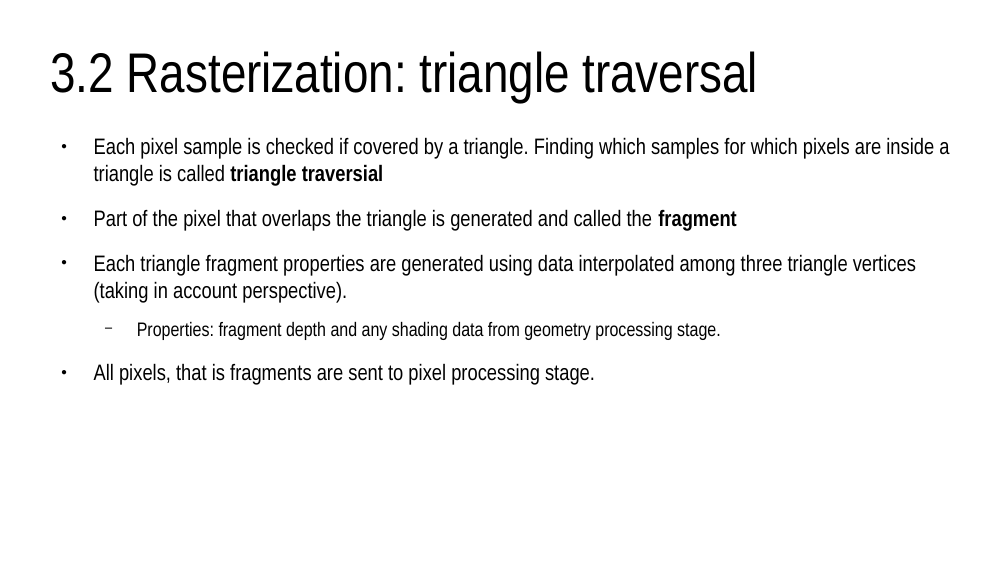
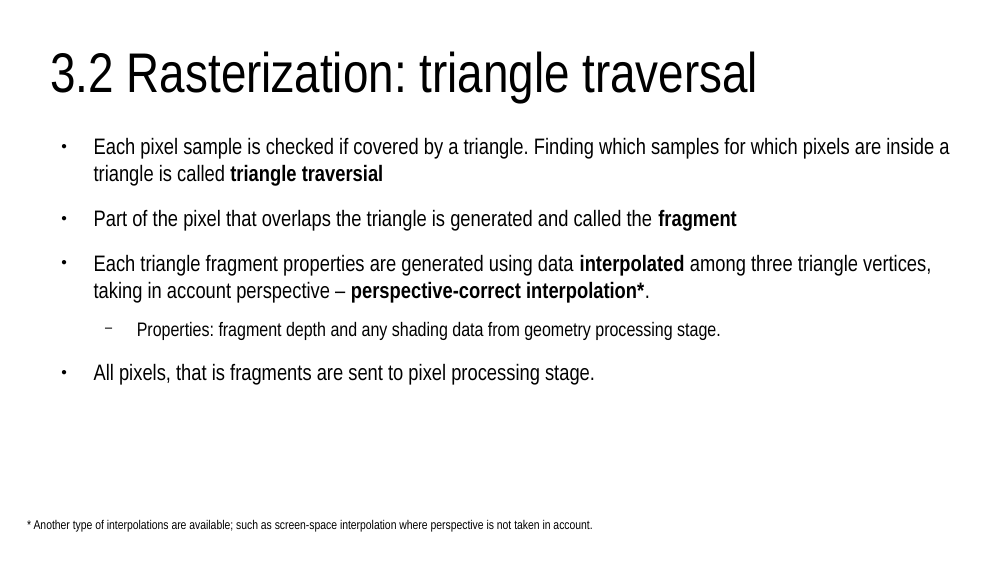
Before and after one commit to lorentzo/IntroductionToComputerGraphics, a slide deck: slide 31 of lectures/4_foundations_rendering/4_3_rasterization.odp. Drawn at 1008x567 pixels with LibreOffice and Linux fonts; fonts in the diff are those of the drawing. Boxes give left, top, right and bottom in pixels: in the first picture for what was removed or moved away, otherwise in the second. Text is boxed around its words. In the diff, an @@ line names an element or a change of style, - is before the commit and + after.

Commit message:
rasterization

```diff
--- a/lectures/4_foundations_rendering/4_3_rasterization.odp
+++ b/lectures/4_foundations_rendering/4_3_rasterization.odp
@@ text at [94,254,931,303]: text changed @@
-● Each triangle fragment properties are generated using data interpolated among three triangle vertices (taking in account perspective).
+● Each triangle fragment properties are generated using data interpolated among three triangle vertices, taking in account perspective – perspective-correct interpolation*.
@@ text added at [34,519,592,531], 10 pt, text #000000 @@
+* Another type of interpolations are available; such as screen-space interpolation where perspective is not taken in account.
```
Also in this commit, not shown: 3 other slides changed, 2 slides added, 3 other files.
